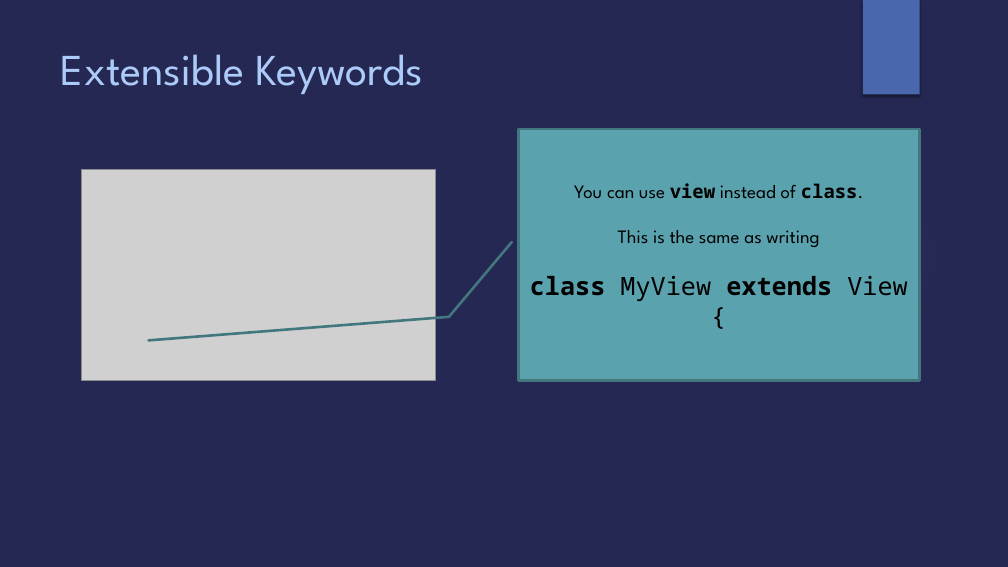
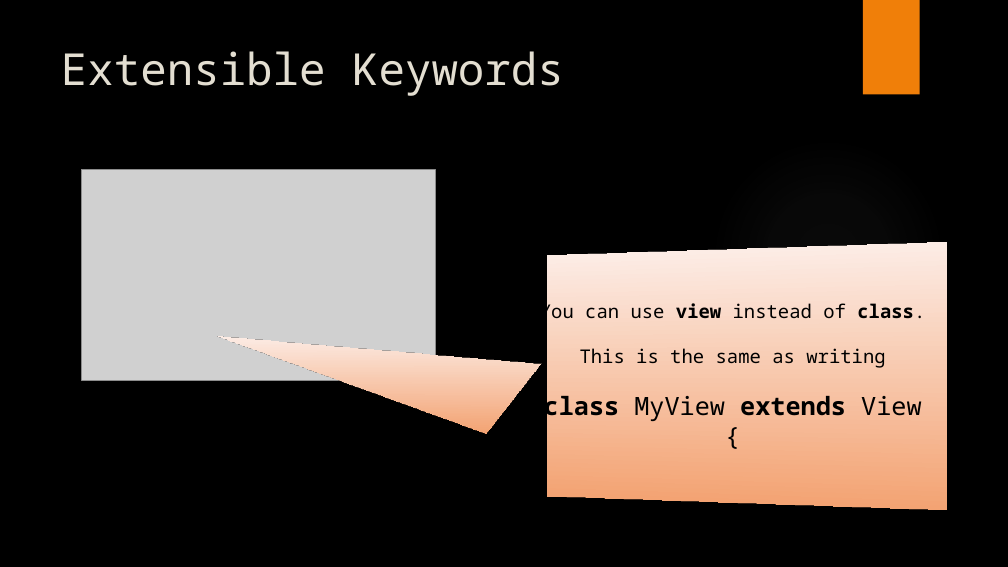
Before and after one commit to Open-MBEE/klang, a slide deck: slide 10 of presentations/K.pptx. Drawn at 1008x567 pixels with LibreOffice and Linux fonts; fonts in the diff are those of the drawing; grey boxes stand for pictures; background and template pictures are left out. Boxes give left, top, right and bottom in pixels: in the first picture for what was removed or moved away, otherwise in the second. Text is boxed around its words. In the diff, an @@ line names an element or a change of style, - is before the commit and + after.

```diff
--- a/presentations/K.pptx
+++ b/presentations/K.pptx
@@ background #242852 to picture (left out) @@
@@ rectangle at (x1=863, y1=0, x2=920, y2=95): fill #4A66AC to #F07F09 @@
@@ title "Extensible Keywords" at (x1=61, y1=51, x2=564, y2=96): font League Spartan to Noto Sans Mono, text colour #ACCBF9 to #E3DED1 @@
@@ ellipse at (x1=712, y1=138, x2=944, y2=371): fill gradient #9297CF to gradient #848484 @@
@@ border callout "You can use view instead ..." moved from (x1=518, y1=129, x2=919, y2=380) to (x1=532, y1=250, x2=933, y2=501) @@
@@ border callout "You can use view instead ..." at (x1=532, y1=250, x2=933, y2=501): fill #5AA2AE to gradient #FCEDE6 to #F4A373; outline #437881 2.5 pt to #F07F09 0.75 pt; proportions changed @@
@@ text in border callout at (x1=540, y1=300, x2=925, y2=368): font League Spartan to Noto Sans Mono in "You can use instead of class.", "This is the same as writing" @@
```
Also in this commit, not shown: 8 other slides changed, 17 slides added, 1 slide removed.
